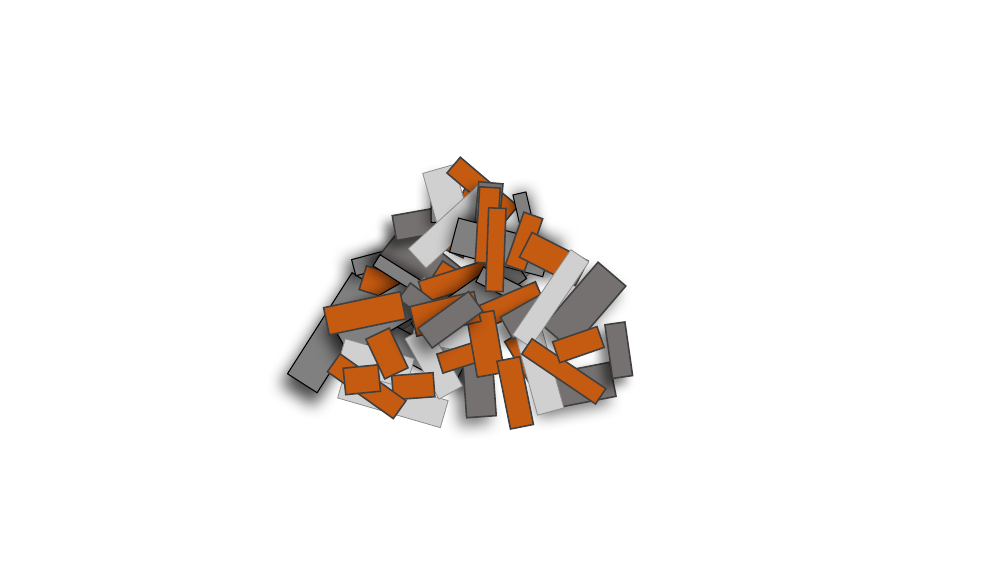
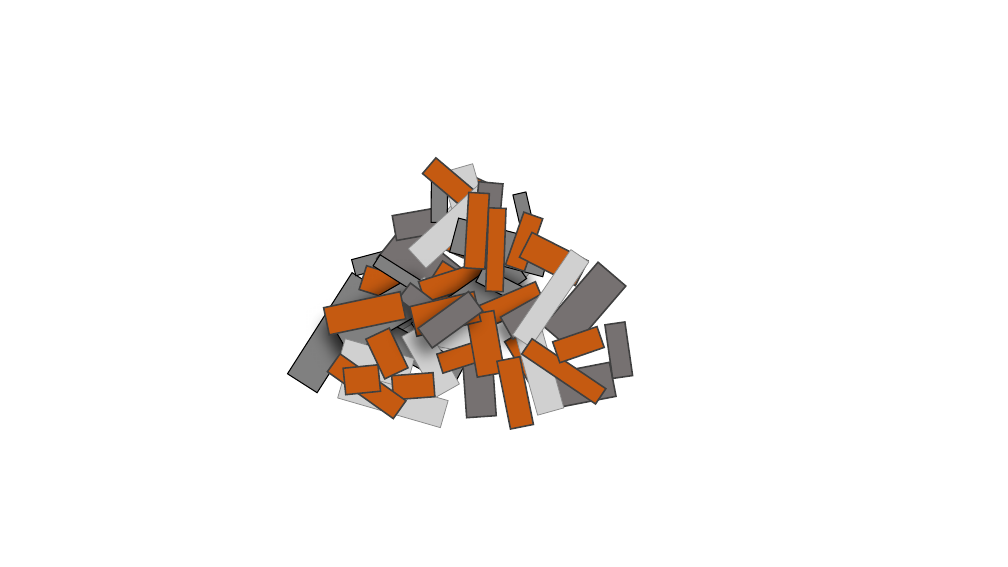
Before and after one commit to TT-3-14159265358979323846264338/defend_the_castle, a slide deck: slide 5 of default/filed parts.pptx. Drawn at 1008x567 pixels with LibreOffice and Linux fonts; fonts in the diff are those of the drawing; grey boxes stand for pictures. Boxes give left, top, right and bottom in pixels: in the first picture for what was removed or moved away, otherwise in the second. Text is boxed around its words. In the diff, an @@ line names an element or a change of style, - is before the commit and + after.

```diff
--- a/default/filed parts.pptx
+++ b/default/filed parts.pptx
@@ rectangle: place and size @@
-rectangle at bbox=[447, 158, 518, 222]
+rectangle at bbox=[422, 158, 493, 223]
@@ picture: place and size @@
-picture at bbox=[423, 165, 473, 238]
+picture at bbox=[441, 164, 491, 238]
@@ rectangle: place and size @@
-rectangle at bbox=[475, 187, 500, 264]
+rectangle at bbox=[464, 192, 489, 269]
@@ shadow off in 14 elements at bbox=[287, 273, 382, 393], bbox=[352, 245, 411, 276], bbox=[377, 223, 471, 311], bbox=[392, 206, 450, 240], bbox=[350, 309, 466, 387], bbox=[431, 180, 447, 222], bbox=[475, 182, 503, 224], bbox=[373, 255, 430, 297], bbox=[462, 350, 496, 418], bbox=[540, 363, 617, 410], bbox=[450, 218, 552, 277], bbox=[513, 192, 539, 250], bbox=[544, 263, 626, 350], bbox=[605, 322, 633, 379] @@
```
Also in this commit, not shown: 1 other slide changed, 1 slide added.
